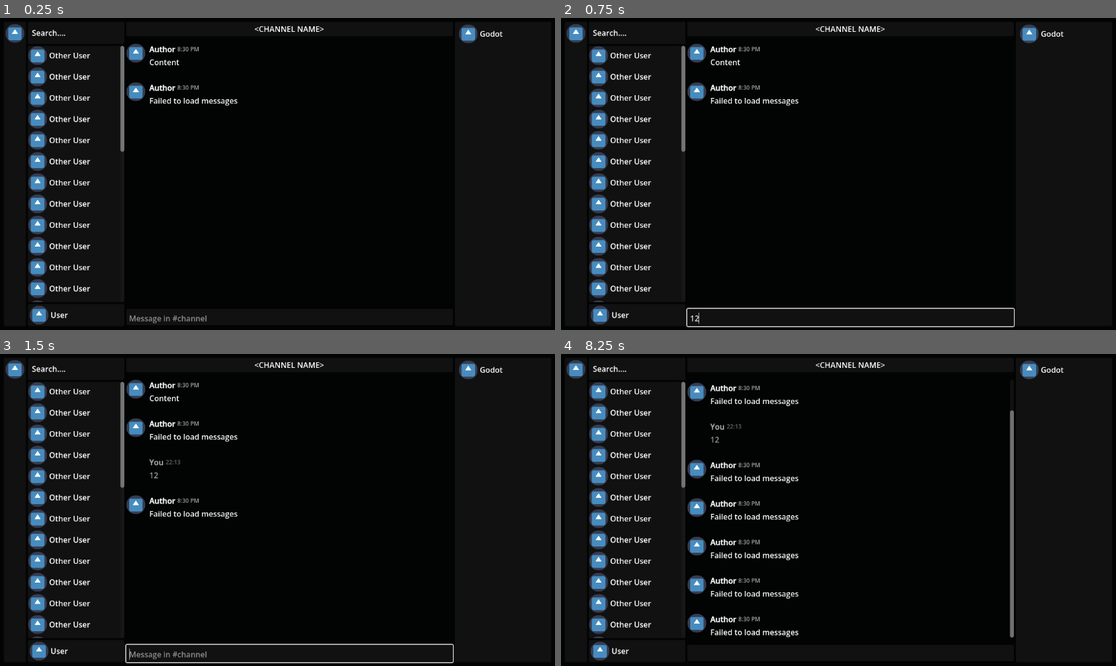
Above: before the commit, frames 1-4 (two rows, left to right).
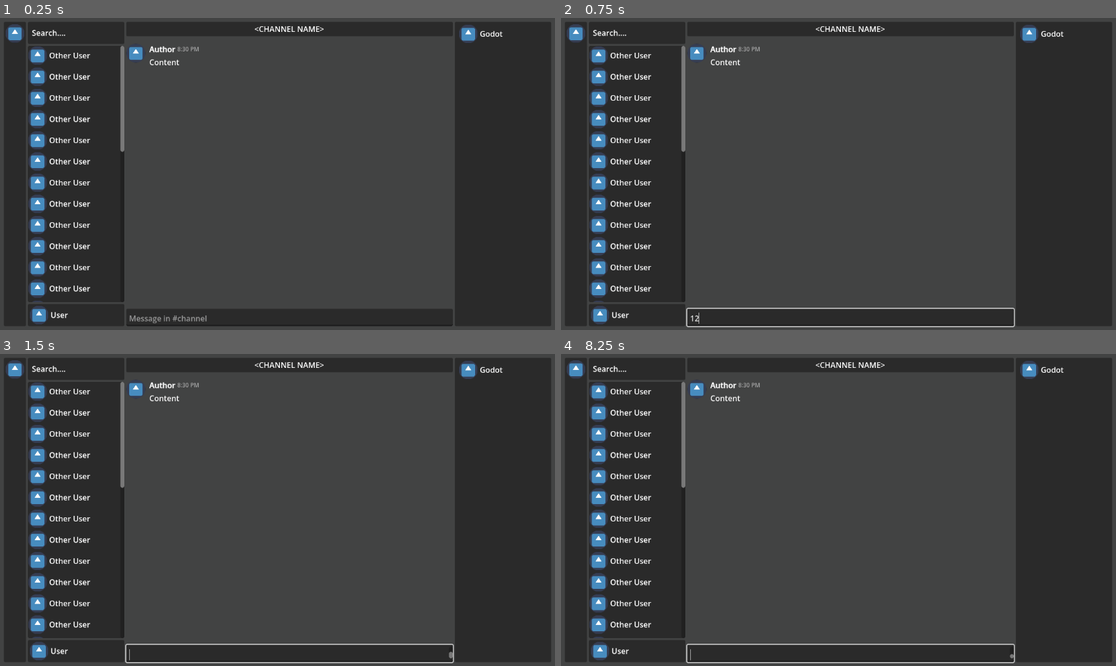
Above: after the commit, the same moments.

Repository: drtheodor/lothoclient
Game: Godot game, scene res://channel.tscn
The game is run twice, just before and just after one commit, with the same random seed, the same clock (stepped at 60 frames per second) and the same inputs. The engine's default icon, where the game draws it, is replaced by a stand-in: a white triangle on a blue panel in a dark square.
Inputs (mouse positions are in pixels of both pictures, inside the frame that each line leads up to):
- Up to frame 1 (0.25 s): no input
- Up to frame 2 (0.75 s): click (849, 317) at 0.52 s; type "12" at 0.6 s
- Up to frame 3 (1.5 s): tap Enter at 1.25, 1.35 s; move the mouse to (399, 494) at 1.27 s; click (399, 494) at 1.42 s
- Up to frame 4 (8.25 s): tap Keypad Enter at 1.55, 2.1, 3.05, 3.6, 4.55, 5.1, 6.05, 6.6, 7.55, 8.1 s; tap Space at 2, 3.5, 5.75 s; move the mouse to (727, 525) at 2.02 s; click (727, 525) at 2.17 s; tap Enter at 2.3, 2.75, 2.85, 3.8, 4.35, 5, 5.3, 5.85, 6.8, 7.35 s; move the mouse to (894, 441) at 2.77 s; click (894, 441) at 2.92 s; move the mouse to (810, 572) at 3.52 s; click (810, 572) at 3.67 s; move the mouse to (1005, 556) at 4.27 s; click (1005, 556) at 4.42 s; move the mouse to (672, 463) at 5.02 s; click (672, 463) at 5.17 s; move the mouse to (866, 510) at 5.77 s; click (866, 510) at 5.92 s; move the mouse to (755, 432) at 6.52 s; click (755, 432) at 6.67 s; move the mouse to (960, 494) at 7.27 s; click (960, 494) at 7.42 s; move the mouse to (727, 525) at 8.02 s; click (727, 525) at 8.17 s

The runs differ from the first frame. In frame 1, 95% of the frame differs, in the area x 0-100%, y 0-100%; in frame 2, 94%; in frame 3, 94%; in frame 4, 94%.
Error after the commit: Parse Error: Too many arguments for "get_avatar()" call. Expected at most 2 but received 3. (res://channel.gd:214)

Commit message:
refactor: use strict types

Diff:
--- a/channel.gd
+++ b/channel.gd
@@ -12,8 +12,11 @@
 @onready var user_pref_avatar: TextureRect = $MarginContainer/HBoxContainer/Sidebar/UserPref/Sort/Avatar
 
 const MessageScene: PackedScene = preload("res://message.tscn")
+
 var previous_scroll_max: int = 0
 var _fetch_queued: bool = false
+
+# FIXME: this sucks
 var _request_mode: String = ""
 var _pending_user_id: String = ""
 var _first_load: bool = true
@@ -81,9 +84,9 @@
 	if data.has("recipients") and data["recipients"] is Array and data["recipients"].size() > 0:
 		var recipient: Variant = data["recipients"][0]
 		if recipient is Dictionary:
-			var name: String = recipient.get("global_name", "") if recipient.get("global_name", "") != "" else recipient.get("username", "")
-			if name != "":
-				channel_label.text = "@%s" % name
+			var username: String = recipient.get("global_name", "") if recipient.get("global_name", "") != "" else recipient.get("username", "")
+			if username != "":
+				channel_label.text = "@%s" % username
 				return true
 
 	var user_id: String = ""
@@ -98,8 +101,9 @@
 
 	return false
 
+# FIXME: this sucks
 func _start_polling() -> void:
-	var timer := Timer.new()
+	var timer: Timer = Timer.new()
 	timer.wait_time = 2.0
 	timer.one_shot = false
 	timer.autostart = true
@@ -136,8 +140,9 @@
 
 	if _request_mode == "channel":
 		if data is Dictionary:
-			var handled := _set_channel_label_from_channel_data(data)
-			if handled == false:
+			var dict: Dictionary = data
+			var handled: bool = _set_channel_label_from_channel_data(dict)
+			if not handled:
 				return
 		_request_mode = ""
 		if _fetch_queued:
@@ -146,8 +151,8 @@
 
 	if _request_mode == "user":
 		if data is Dictionary:
-			var name: String = data.get("global_name", "") if data.get("global_name", "") != "" else data.get("username", _pending_user_id)
-			channel_label.text = "@%s" % name
+			var channel_name: String = data.get("global_name", "") if data.get("global_name", "") != "" else data.get("username", _pending_user_id)
+			channel_label.text = "@%s" % channel_name
 		_pending_user_id = ""
 		_request_mode = ""
 		if _fetch_queued:
@@ -169,7 +174,7 @@
 
 func _on_message(messages: Array[Variant]) -> void:
 	messages.reverse()
-	var should_scroll := _first_load or _is_near_bottom()
+	var should_scroll: bool = _first_load or _is_near_bottom()
 
 	# Clear existing messages
 	for child: Node in vbox_container.get_children():
@@ -273,7 +278,7 @@
 			if message_input.text.strip_edges().is_empty():
 				return
 
-			var text_to_send := message_input.text
+			var text_to_send: String = message_input.text
 			message_input.text = ''
 			_add_pending_message(text_to_send)
 			Discord.send_message(Discord.channel, text_to_send)
--- a/discord/discord.gd
+++ b/discord/discord.gd
@@ -9,17 +9,15 @@
 @onready var image_cache: ImageCache = ImageCache.new()
 @onready var http: HTTPRequest = HTTPRequest.new()
 
-func _dummy_func() -> void: pass
-
 func _ready() -> void:
 	add_child(image_cache)
 	add_child(http)
 
-func get_avatar(user_id: String, avatar_id: String, callback: Callable) -> ImageTexture:
+func get_avatar(user_id: String, avatar_id: String) -> ImageTexture:
 	var url: String = "%s/avatars/%s/%s.webp?size=64" % [CDN_URL, user_id, avatar_id]
-	return await self.image_cache.get_or_request(url, callback)
+	return await self.image_cache.get_or_request(url)
 
-func send_message(channel_id: String, message: String, callback: Callable = _dummy_func) -> void:
+func send_message(channel_id: String, message: String) -> void:
 	var s: int = self._generate_snowflake()
 
 	var body: Dictionary[String, Variant] = {
@@ -40,7 +38,7 @@
 		"Content-Type: application/json"
 	], HTTPClient.Method.METHOD_POST, JSON.stringify(body))
 
-func fetch_messages(channel_id: String, callback: Callable = _dummy_func) -> void:
+func fetch_messages(channel_id: String) -> void:
 	pass
 
 const DISCORD_EPOCH: int = 1420070400000
--- a/discord/image_cache.gd
+++ b/discord/image_cache.gd
@@ -14,7 +14,7 @@
 	# Create cache directory if it doesn't exist
 	DirAccess.make_dir_recursive_absolute(CACHE_DIR)
 
-func get_or_request(url: String, callback: Callable) -> ImageTexture:
+func get_or_request(url: String) -> ImageTexture:
 	var result: ImageTexture = _cache.get(url)
 
 	if result:
@@ -105,25 +105,26 @@
 	return CACHE_DIR + url_hash + ext
 
 func _save_to_disk_cache(url: String, data: PackedByteArray) -> void:
-	var cache_path := _get_cached_path(url)
+	var cache_path: String = _get_cached_path(url)
 	var file: FileAccess = FileAccess.open(cache_path, FileAccess.WRITE)
 
 	if file:
 		file.store_buffer(data)
 		file.close()
 
+# FIXME: this sucks
 func _guess_extension(url: String) -> String:
-	var clean := url
-	var query_index := clean.find("?")
+	var clean: String = url
+	var query_index: int = clean.find("?")
 	if query_index != -1:
 		clean = clean.substr(0, query_index)
-	var fragment_index := clean.find("#")
+	var fragment_index: int = clean.find("#")
 	if fragment_index != -1:
 		clean = clean.substr(0, fragment_index)
-	var dot_index := clean.rfind(".")
+	var dot_index: int = clean.rfind(".")
 	if dot_index == -1 or dot_index < clean.rfind("/"):
 		return ".img"
-	var ext := clean.substr(dot_index).to_lower()
+	var ext: String = clean.substr(dot_index).to_lower()
 	if ext == "" or ext.length() > 8:
 		return ".img"
 	return ext
--- a/message.gd
+++ b/message.gd
@@ -20,7 +20,7 @@
 	self._author_id = author_id
 
 	if avatar_id and avatar_id != "":
-		avatar.texture = await Discord.get_avatar(author_id, avatar_id, self._on_image_loaded)
+		avatar.texture = await Discord.get_avatar(author_id, avatar_id)
 	else:
 		avatar.texture = null
 
@@ -38,9 +38,6 @@
 func get_unix_timestamp() -> int:
 	return _timestamp_unix
 
-func _on_image_loaded(texture: Texture2D) -> void:
-	avatar.texture = texture
-
 func set_content(text: String, attachments: Array = [], embeds: Array = []) -> void:
 	_tokens = []
 	_add_text_and_media(text, attachments, embeds)
@@ -58,10 +55,10 @@
 		if embed is Dictionary:
 			if _tokens.size() > 0:
 				_tokens.append({"type": "text", "value": "\n"})
-			var embed_title := str(embed.get("title", ""))
+			var embed_title: String = str(embed.get("title", ""))
 			if embed_title != "":
 				_tokens.append({"type": "text", "value": embed_title})
-			var embed_description := str(embed.get("description", ""))
+			var embed_description: String = str(embed.get("description", ""))
 			if embed_description != "":
 				_tokens.append({"type": "text", "value": embed_description})
 			var embed_image: Variant = embed.get("image", {})
@@ -80,7 +77,7 @@
 			if _tokens.size() > 0:
 				_tokens.append({"type": "text", "value": "\n"})
 			var url_attachment: String = str(attachment["url"])
-			var is_image := false
+			var is_image: bool = false
 			if attachment.has("content_type"):
 				var ct: String = str(attachment["content_type"]).to_lower()
 				is_image = ct.begins_with("image/")
@@ -96,21 +93,21 @@
 
 func _tokenize_text(text: String) -> Array:
 	var tokens: Array = []
-	var regex := RegEx.new()
+	var regex: RegEx = RegEx.new()
 	regex.compile("(<(a?):[A-Za-z0-9_]+:[0-9]+>)|((?i)https?://\\S+)")
-	var start := 0
-
-	for match in regex.search_all(text):
-		var s := match.get_start(0)
-		var e := match.get_end(0)
+	var start: int = 0
+
+	for match: RegExMatch in regex.search_all(text):
+		var s: int = match.get_start(0)
+		var e: int = match.get_end(0)
 		if s > start:
 			tokens.append({"type": "text", "value": text.substr(start, s - start)})
-		var full := match.get_string(0)
+		var full: String = match.get_string(0)
 		if full.begins_with("<"):
 			tokens.append({"type": "emoji", "raw": full, "texture": null})
 		else:
-			var url := full
-			var normalized := _normalize_image_url(url)
+			var url: String = full
+			var normalized: String = _normalize_image_url(url)
 			if _is_image_url(normalized):
 				tokens.append({"type": "image", "url": normalized, "texture": null})
 			elif _looks_like_media(normalized):
@@ -130,46 +127,47 @@
 	for token: Dictionary in _tokens:
 		match token.get("type", ""):
 			"text":
-				label.append_text(token.get("value", ""))
+				label.append_text(str(token.get("value", "")))
 			"emoji", "image":
 				var tex: Texture2D = token.get("texture")
 				if tex:
-					var size: Vector2 = tex.get_size()
-					var width := size.x
-					var height := size.y
+					# FIXME: use image scaling options instead of this
+					var tex_size: Vector2 = tex.get_size()
+					var width: int = int(tex_size.x)
+					var height: int = int(tex_size.y)
 					if width > 256:
-						var scale := 256.0 / width
+						var tex_scale: float = 256.0 / width
 						width = 256
-						height = int(height * scale)
-					label.add_image(tex, width, height, Color(1.0, 1.0, 1.0, 1.0), 5, Rect2(0, 0, 0, 0), true)
+						height = int(height * tex_scale)
+					label.add_image(tex, width, height, Color(1.0, 1.0, 1.0, 1.0), InlineAlignment.INLINE_ALIGNMENT_CENTER, Rect2(0, 0, 0, 0), true)
 				else:
 					label.append_text(" [image] ")
 
 func _request_missing_textures() -> void:
-	for i in range(_tokens.size()):
+	for i: int in range(_tokens.size()):
 		var token: Dictionary = _tokens[i]
 		if (token.get("type") == "emoji" or token.get("type") == "image") and token.get("texture") == null:
-			var url: Variant = token.get("url", "")
+			var url: String = token.get("url", "")
 			if token.get("type") == "emoji":
-				url = _emoji_to_url(token.get("raw", ""))
+				url = _emoji_to_url(str(token.get("raw", "")))
 			if url == "":
 				continue
-			var index := i
-			Discord.image_cache.get_or_request(url, func(tex: Texture2D) -> void:
-				if tex:
-					_tokens[index]["texture"] = tex
-				_refresh_label()
-			)
-
+
+			var tex: ImageTexture = await Discord.image_cache.get_or_request(url)
+			if tex:
+				_tokens[i]["texture"] = tex
+			_refresh_label()
+
+# TODO: generify this function, as it could work for channels, pings and etc
 func _emoji_to_url(raw: String) -> String:
-	var regex := RegEx.new()
+	var regex: RegEx = RegEx.new()
 	regex.compile("<(a?):([A-Za-z0-9_]+):([0-9]+)>")
-	var match := regex.search(raw)
+	var match: RegExMatch = regex.search(raw)
 	if not match:
-		return ""
-	var animated := match.get_string(1) == "a"
-	var id := match.get_string(3)
-	return "%s/emojis/%s.%s?size=64&quality=lossless" % [BASE_URL, id, "gif" if animated else "png"]
+		return "" # TODO: return null instead
+	var animated: bool = match.get_string(1) == "a"
+	var id: String = match.get_string(3)
+	return "%s/emojis/%s.%s?size=64&quality=lossless" % [BASE_URL, id, "gif" if animated else "webp"]
 
 func _normalize_image_url(url: String) -> String:
 	if url.to_lower().ends_with(".gifv"):
@@ -177,21 +175,23 @@
 	return url
 
 func _strip_url_params(url: String) -> String:
-	var clean := url
-	var q := clean.find("?")
+	var clean: String = url
+	var q: int = clean.find("?")
 	if q != -1:
 		clean = clean.substr(0, q)
-	var h := clean.find("#")
+	var h: int = clean.find("#")
 	if h != -1:
 		clean = clean.substr(0, h)
 	return clean
 
+# FIXME: this sucks
 func _looks_like_media(url: String) -> bool:
-	var clean := _strip_url_params(url)
+	var clean: String = _strip_url_params(url)
 	return clean.find("/emojis/") != -1 or _is_image_url(clean)
 
+# FIXME: this sucks
 func _is_image_url(url: String) -> bool:
-	var lower := _strip_url_params(url).to_lower()
+	var lower: String = _strip_url_params(url).to_lower()
 	return lower.ends_with(".png") or lower.ends_with(".jpg") or lower.ends_with(".jpeg") or lower.ends_with(".gif") or lower.ends_with(".webp") or lower.ends_with(".bmp") or lower.ends_with(".avif") or lower.ends_with(".gifv")
 
 func set_timestamp(timestamp: int) -> void:
